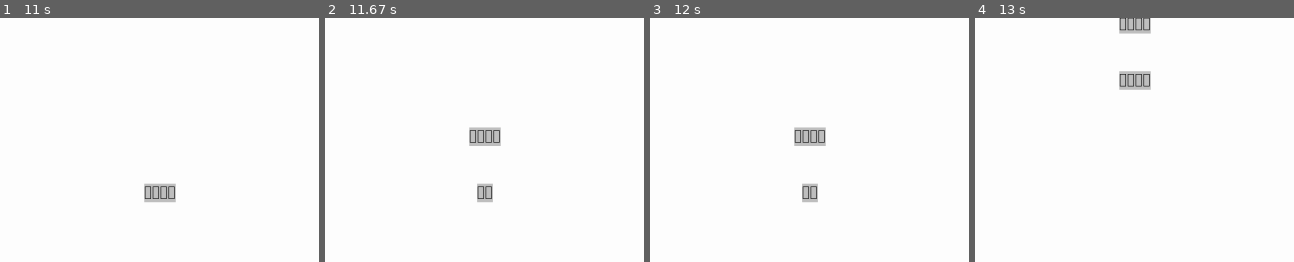
Above: before the commit, frames 1-4 (left to right).
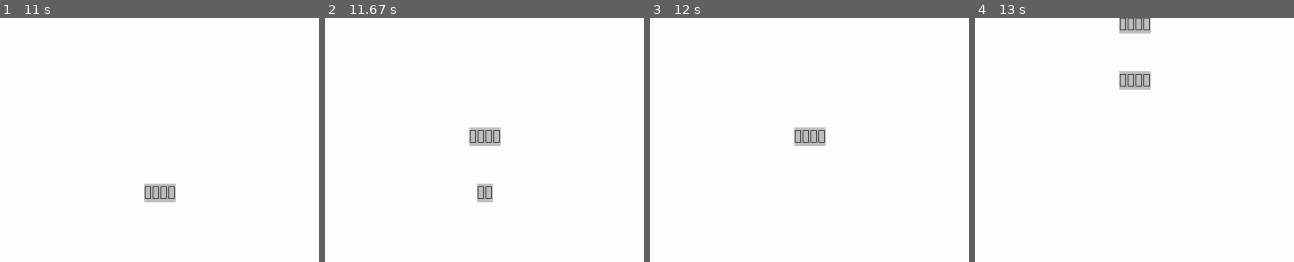
Above: after the commit, the same moments.

Repository: verdo568/east-line
Game: pygame game, started from script/eastLine.py
The game is run twice, just before and just after one commit, with the same random seed, the same clock (stepped at 60 frames per second) and the same inputs.
Inputs (mouse positions are % of the whole screen's width and height, from its top left):
- Up to frame 1 (11 s): press the mouse at (58, 39) at 0.37 s; move the mouse to (71, 26) at 0.47 s; release the mouse at (84, 13) at 0.6 s; tap Space at 4.5, 5.57, 5.87, 6.07, 6.37, 7.4, 7.7 s
- Up to frame 2 (11.67 s): press the mouse at (58, 85) at 11.17 s; move the mouse to (80, 84) at 11.27 s; release the mouse at (outside the picture) at 11.4 s; press the mouse at (58, 62) at 11.5 s; move the mouse to (59, 67) at 11.6 s
- Up to frame 3 (12 s): release the mouse at (59, 72) at 11.73 s
- Up to frame 4 (13 s): move the mouse to (58, 85) at 12.63 s; press the mouse at (58, 85) at 12.67 s; move the mouse to (84, 81) at 12.77 s; release the mouse at (outside the picture) at 12.9 s
The pictures show only the part of the screen within x 33-83%, y 49-99%; the shares and areas given below are measured in that part.

Frames 1-2 are identical in both runs. In frame 3, 0.4% of the frame differs, in the area x 47-53%, y 68-76%; in frame 4, nothing differs.

Commit message:
改個小東西

Diff:
--- a/script/eastLine.py
+++ b/script/eastLine.py
@@ -350,6 +350,7 @@
                 screen.blit(button_text, button_rect)
                 if EventType.mouseLeftButtonDown and button_rect.collidepoint(pygame.mouse.get_pos()):
                     webbrowser.open("https://csy-games.itch.io/end-of-light")
+                    pygame.time.delay(1000)
 
                 button_text = font48.render("返回", True, "#000000", "#c0c0c0")
                 button_rect = button_text.get_rect(center=(screen_rect.centerx, screen_rect.centery+300))
